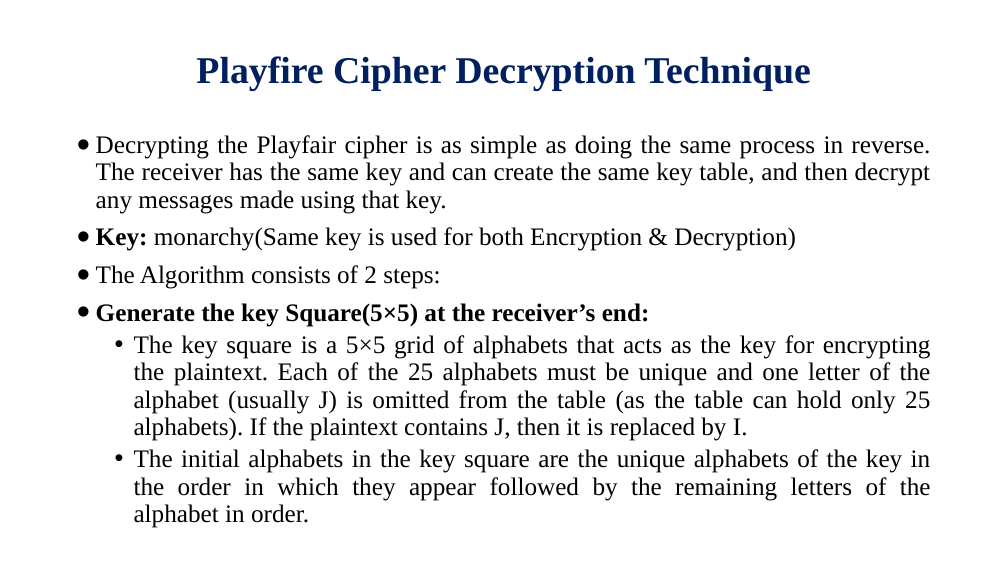
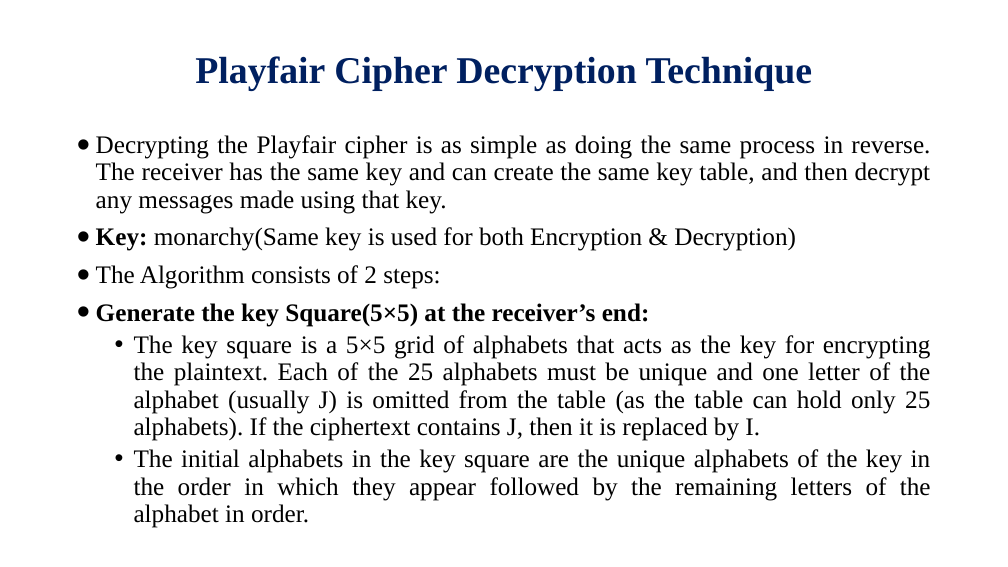
Before and after one commit to Alamgir-JUST/Lecture-Slides, a slide deck: slide 12 of Cryptography and Network Security/Lecture-04.pptx. Drawn at 1008x567 pixels with LibreOffice and Linux fonts; fonts in the diff are those of the drawing; background and template pictures are left out. Boxes give left, top, right and bottom in pixels: in the first picture for what was removed or moved away, otherwise in the second. Text is boxed around its words. In the diff, an @@ line names an element or a change of style, - is before the commit and + after.

```diff
--- a/Cryptography and Network Security/Lecture-04.pptx
+++ b/Cryptography and Network Security/Lecture-04.pptx
@@ title at <box>195,56,813,91</box>: text changed @@
-Playfire Cipher Decryption Technique
+Playfair Cipher Decryption Technique
@@ text at <box>134,335,931,441</box>: text changed @@
-  • The key square is a 5×5 grid of alphabets that acts as the key for encrypting the plaintext. Each of the 25 alphabets must be unique and one letter of the alphabet (usually J) is omitted from the table (as the table can hold only 25 alphabets). If the plaintext contains J, then it is replaced by I.
+  • The key square is a 5×5 grid of alphabets that acts as the key for encrypting the plaintext. Each of the 25 alphabets must be unique and one letter of the alphabet (usually J) is omitted from the table (as the table can hold only 25 alphabets). If the ciphertext contains J, then it is replaced by I.
```
Also in this commit, not shown: 17 other slides changed, 1 other file.
